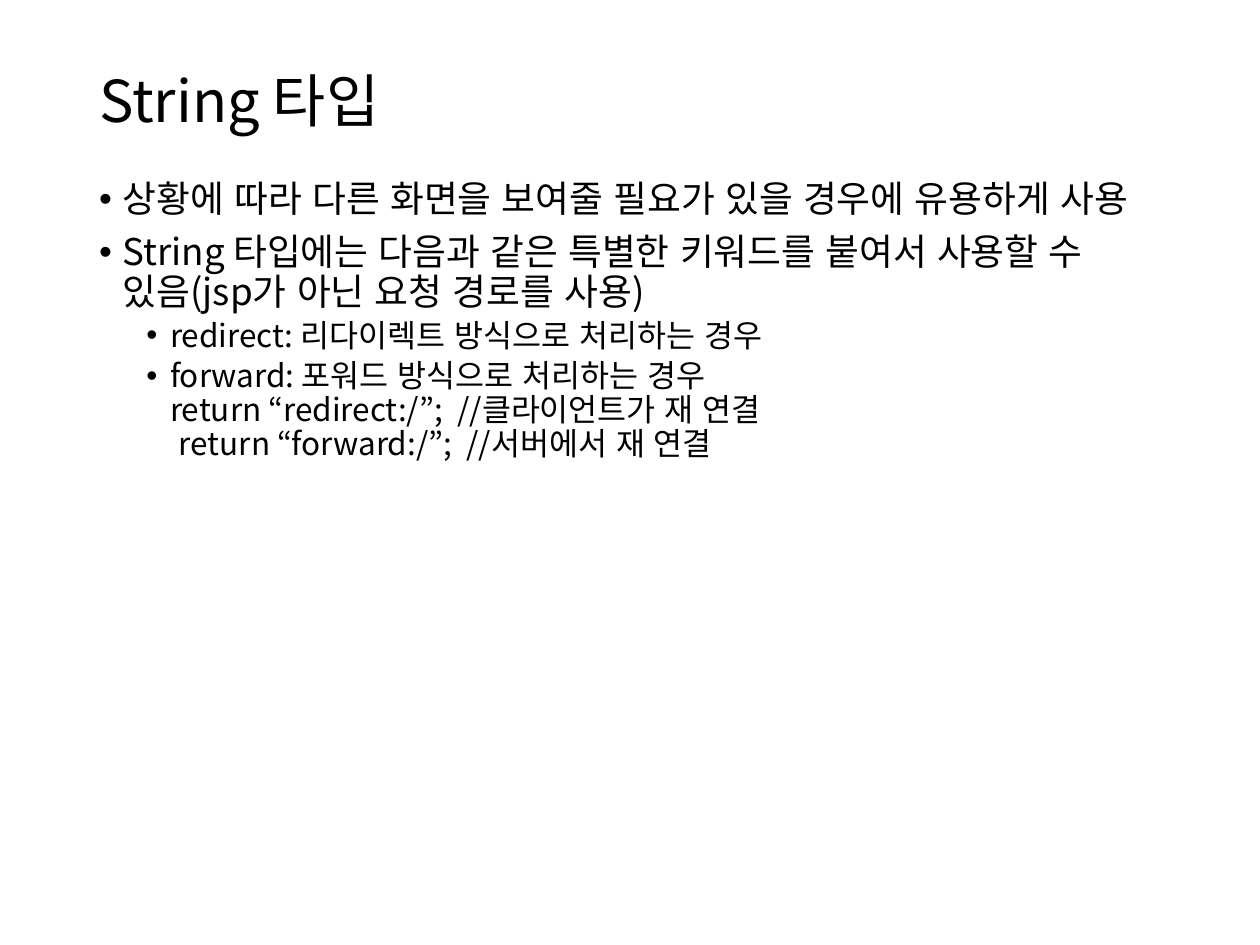
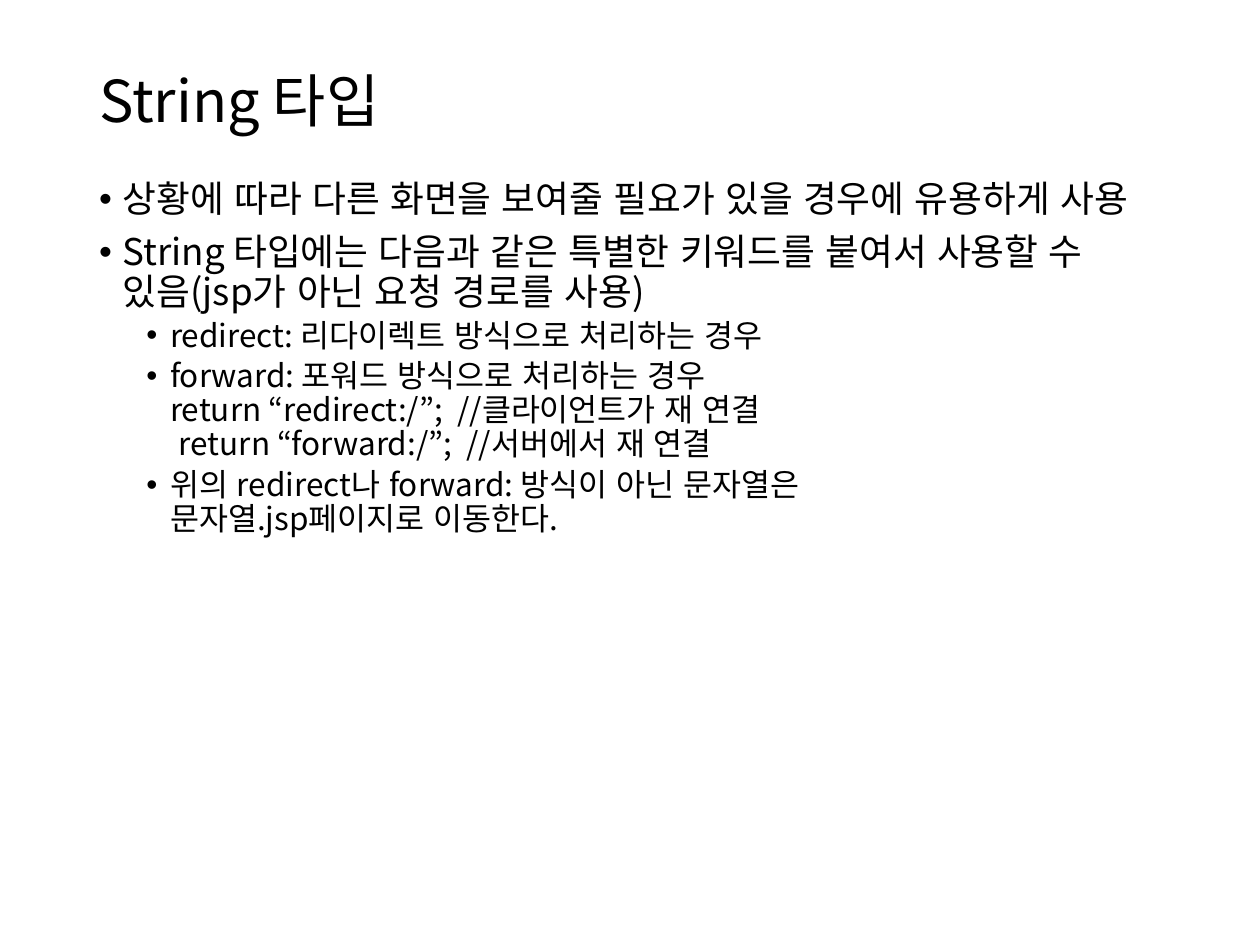
Before and after one commit to itrecipe/Web_Study_ez, a slide deck: slide 31 of spring - 학습자료/PART2.pptx. Drawn at 1260x945 pixels with LibreOffice and Linux fonts; fonts in the diff are those of the drawing. Boxes give left, top, right and bottom in pixels: in the first picture for what was removed or moved away, otherwise in the second. Text is boxed around its words. In the diff, an @@ line names an element or a change of style, - is before the commit and + after.

```diff
--- a/spring - 학습자료/PART2.pptx
+++ b/spring - 학습자료/PART2.pptx
@@ text at box(170, 470, 799, 538): paragraph added @@
+  • 위의 redirect나 forward: 방식이 아닌 문자열은
+    문자열.jsp페이지로 이동한다.
```
Also in this commit, not shown: 5 other slides changed.
